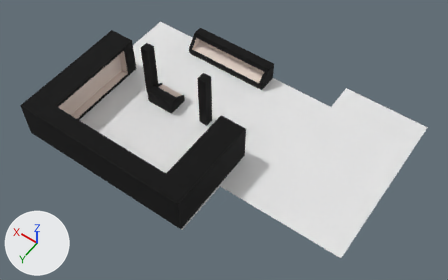
What one commit did to the Blender file scene.blend.
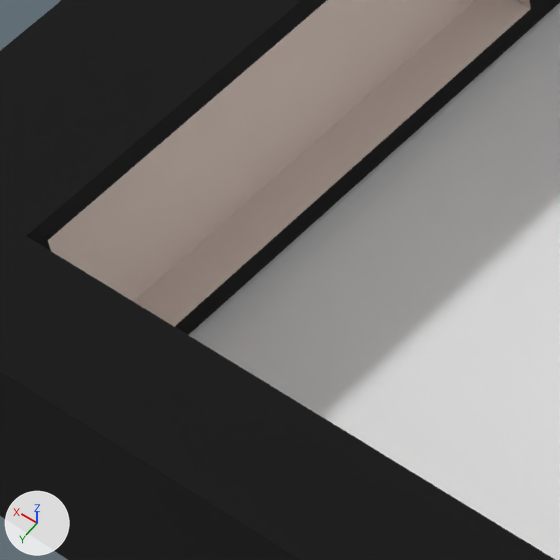
Each version appears first whole from a 50 mm lens placed at (-40.3, 62.5, 90.5), pointed at (0.6, 5.3, 0.7), and next in a close-up on the part from 12% to 29% of the width and 26% to 54% of the height. The lights are fixed; the arrows at lower left show +X, +Y and +Z.
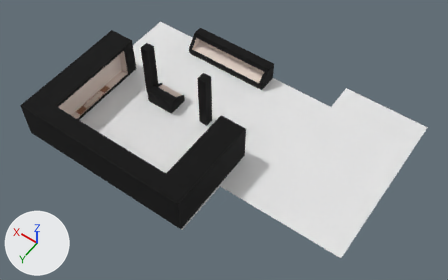
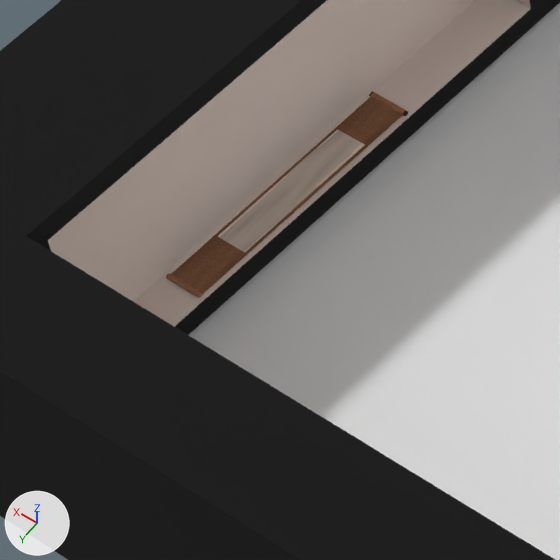
Changed parts and their boxes (x1, y1, x2, y2) in the close-ups (560 x 560 px):
'scroll', added
    after: (166, 92, 408, 298)

What changed in the scene script:
```text
Add img_diffuse_color_001:
    img_diffuse_color_001 = load_image('Diffuse Color.001', '_unpacked/shoji_low_shoji_mat_BaseColor_1.png', 1024, 1024, 'Non-Color')
Add img_normal_map:
    img_normal_map = load_image('Normal Map', '_unpacked/shoji_low_shoji_mat_Normal_1.png', 1024, 1024, 'Non-Color')
Add img_diffuse_color:
    img_diffuse_color = load_image('Diffuse Color', '_unpacked/shoji_low_shoji_mat_BaseColor_1.png', 1024, 1024, 'sRGB')
Add mat_scroll_mat:
    mat_scroll_mat = bpy.data.materials.new('scroll_mat')
    # uses the picture img_diffuse_color
    # uses the picture img_diffuse_color_001
    # uses the picture img_normal_map
Add me_mesh_007:
    me_mesh_007.from_pydata(...)  # 460 vertices, 364 faces; spans x -0.3..0.5, y -15.6..18.4, z -5.9..6.0
    me_mesh_007.materials.append(mat_scroll_mat)
Add ob_scroll:
    ob_scroll = bpy.data.objects.new('scroll', me_mesh_007)
    ob_scroll.location = (26.6, 11.83, 1.0)
    ob_scroll.rotation_euler = (0.0, 1.571, 0.0)  # degrees (0, 90, 0)
    ob_scroll.scale = (0.182, 0.247, 0.111)
```
